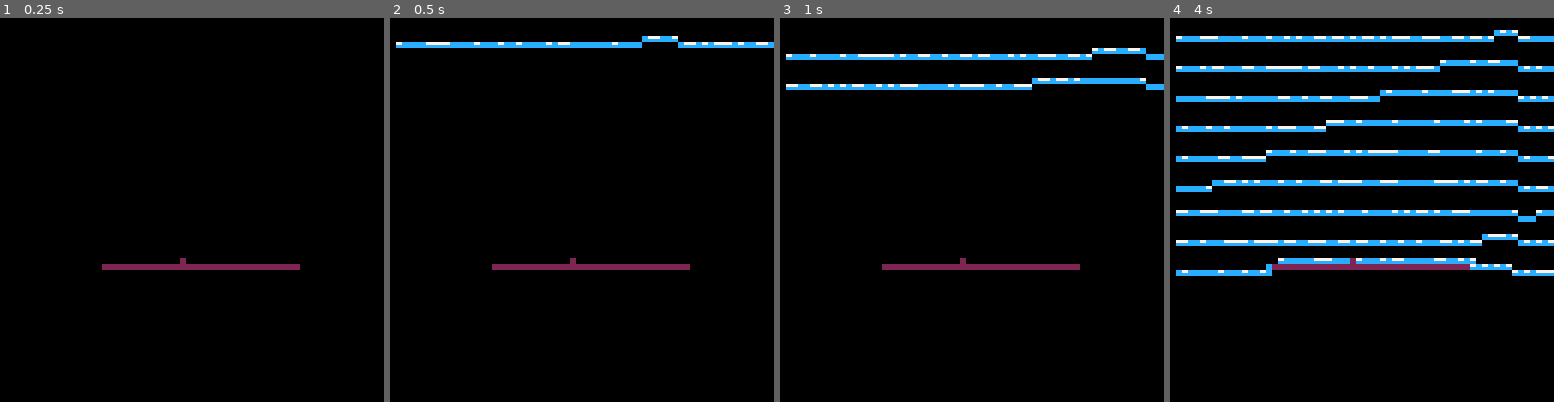
Above: before the commit, frames 1-4 (left to right).
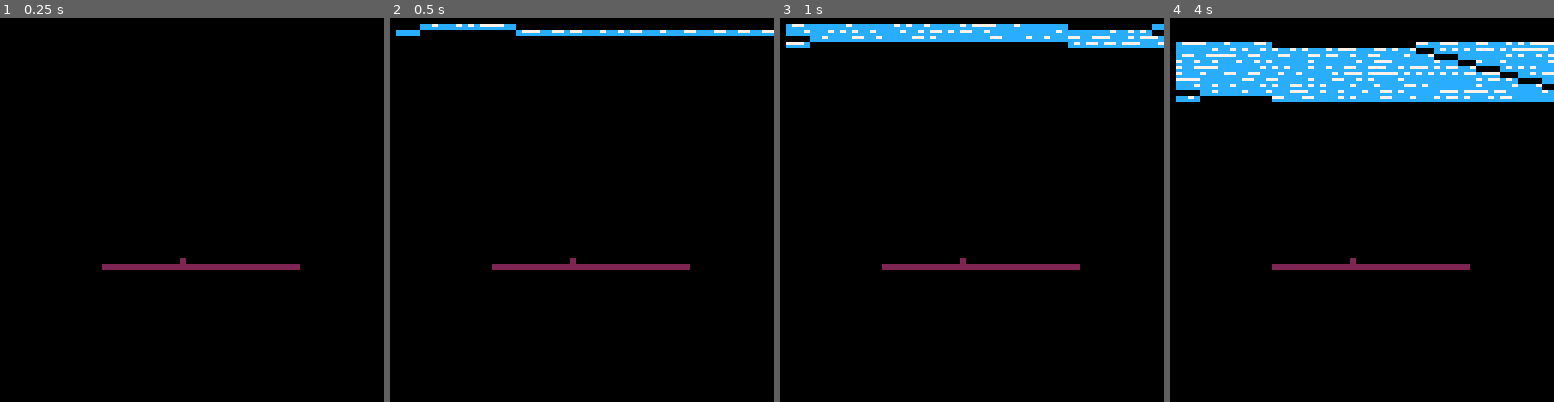
Above: after the commit, the same moments.

Repository: t-mw/herbarium
Game: PICO-8 cartridge ld38.p8
The game is run twice, just before and just after one commit, with the same random seed, the same clock (stepped at 60 frames per second) and the same inputs.
Inputs:
- Up to frame 1 (0.25 s): no input
- Up to frame 2 (0.5 s): no input
- Up to frame 3 (1 s): no input
- Up to frame 4 (4 s): no input

Frame 1 is identical in both runs. In frame 2, 3.1% of the frame differs, in the area x 1-100%, y 1-8%; in frame 3, 7.7%; in frame 4, 23%, in the area x 1-100%, y 3-68%.

Commit message:
Improve performance

Diff:
--- a/ld38.p8
+++ b/ld38.p8
@@ -57,7 +57,7 @@
 
 local counter = 1
 function update_voxels()
-  local PROCESS_LIMIT = 1987
+  local PROCESS_LIMIT = 432
 
   if counter % 10 == 0 and counter < 100 then
     for x=1,VOXEL_DIM_X do
@@ -78,7 +78,6 @@
     local idx_below = from_2d_voxel_idx(x, y + 1)
     local idx_left = from_2d_voxel_idx(x - 1, y)
     local idx_right = from_2d_voxel_idx(x + 1, y)
-    local rand = rnd(1)
 
     if state_voxels[idx] == VOXEL_TYPE.WATER then
       if y < VOXEL_DIM_Y then
@@ -148,7 +147,13 @@
   end
 end
 
+local draw_counter = 1
 function _draw()
+  draw_counter += 1
+
+  -- seed random number so that shimmering happens at half-speed
+  srand(flr(draw_counter / 2))
+
   cls()
 
   -- draw state_voxels
